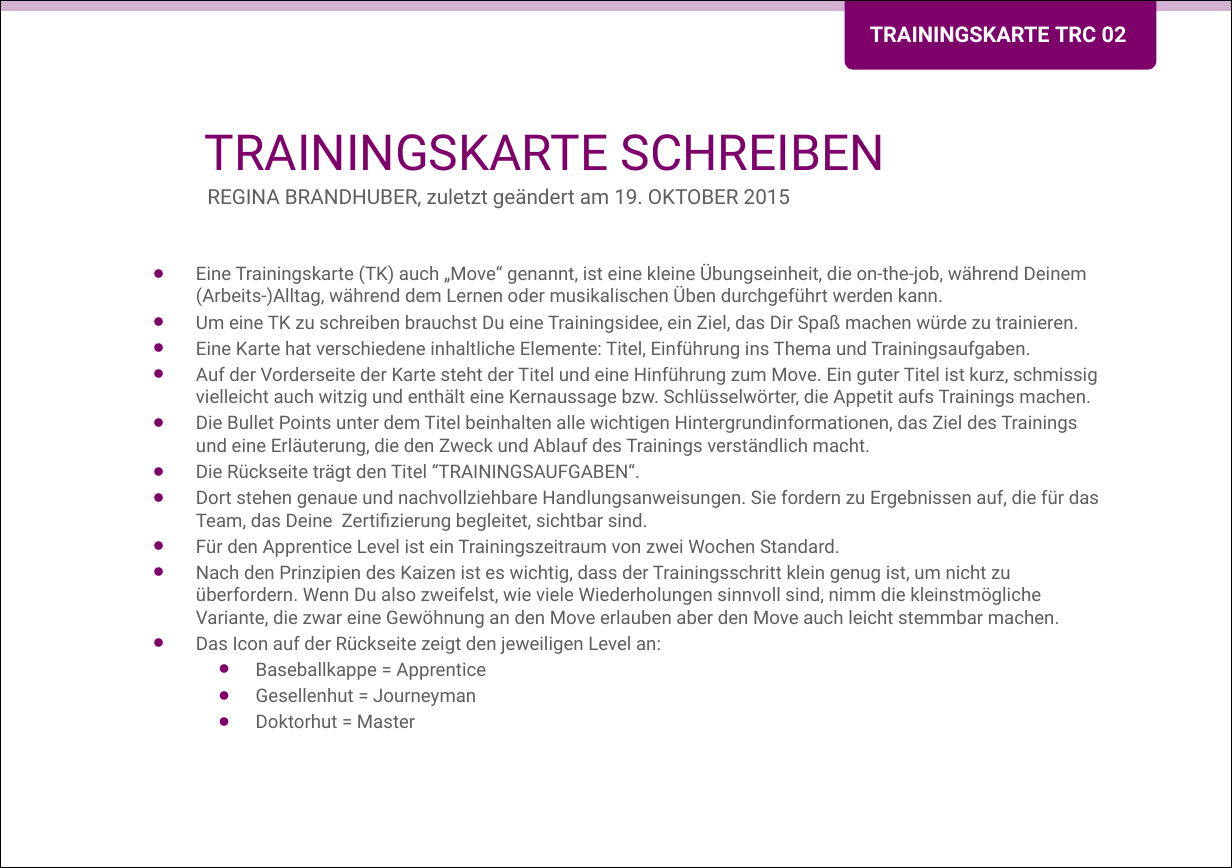
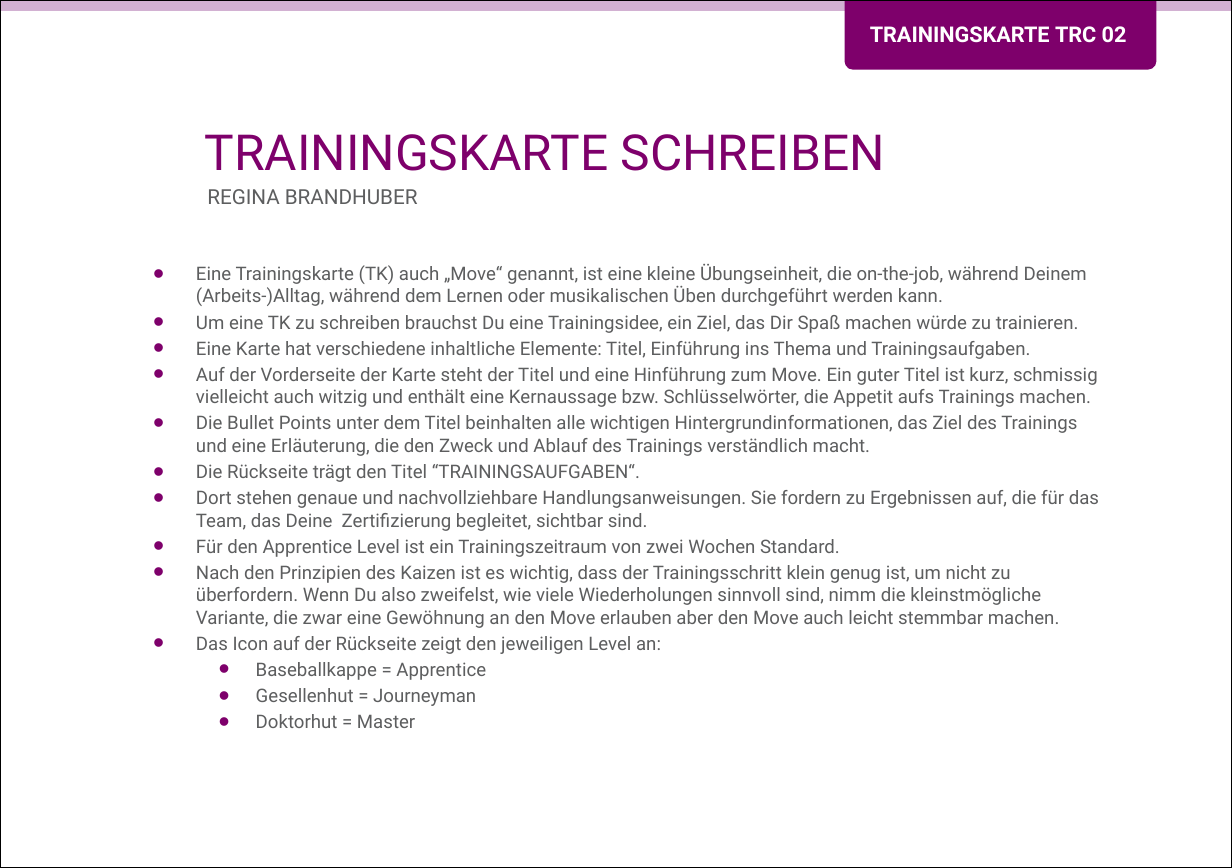
Before and after one commit to Teamtool/training-materials, a slide deck: slide 1 of training-cards/music moves/Training Cards (TRC)/ger/apprentice/ger_TRC_02_Trainingskarten_schreiben_MM_A.pptx. Drawn at 1232x868 pixels with LibreOffice and Linux fonts; fonts in the diff are those of the drawing; background and template pictures are left out. Boxes give left, top, right and bottom in pixels: in the first picture for what was removed or moved away, otherwise in the second. Text is boxed around its words. In the diff, an @@ line names an element or a change of style, - is before the commit and + after.

```diff
--- a/training-cards/music moves/Training Cards (TRC)/ger/apprentice/ger_TRC_02_Trainingskarten_schreiben_MM_A.pptx
+++ b/training-cards/music moves/Training Cards (TRC)/ger/apprentice/ger_TRC_02_Trainingskarten_schreiben_MM_A.pptx
@@ subtitle at (207, 189, 418, 204): text changed @@
-REGINA BRANDHUBER, zuletzt geändert am 19. OKTOBER 2015
+REGINA BRANDHUBER
```
Also in this commit, not shown: 1 other slide changed, 3 other files.
